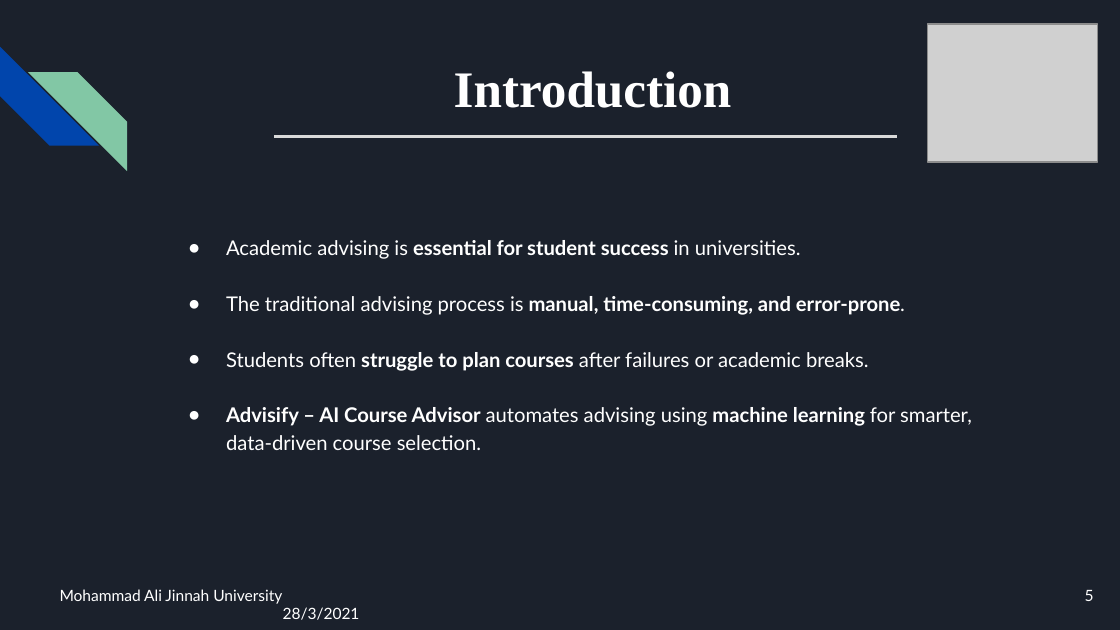
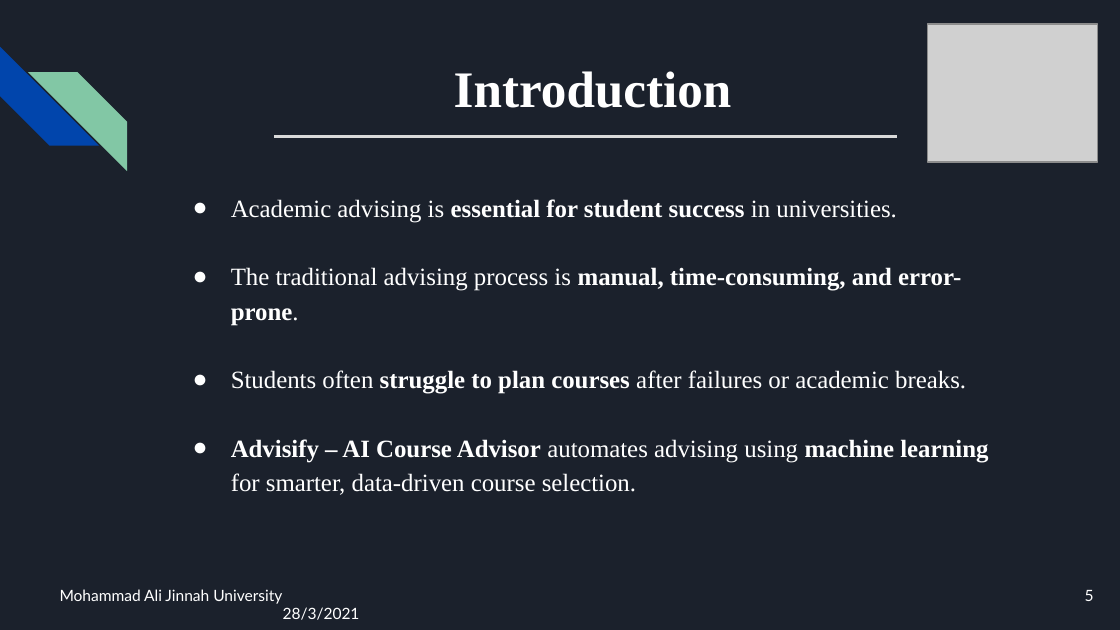
Before and after one commit to Ali-Razaaaaa/ADVISIFY-FYP, a slide deck: slide 5 of advisify (1).pptx. Drawn at 1120x630 pixels with LibreOffice and Linux fonts; fonts in the diff are those of the drawing; grey boxes stand for pictures. Boxes give left, top, right and bottom in pixels: in the first picture for what was removed or moved away, otherwise in the second. Text is boxed around its words. In the diff, an @@ line names an element or a change of style, - is before the commit and + after.

```diff
--- a/advisify (1).pptx
+++ b/advisify (1).pptx
@@ text "Academic advising is essential for ...": place and size @@
-text "Academic advising is essential for ..." at (226, 240, 972, 450)
+text "Academic advising is essential for ..." at (231, 199, 988, 495)
@@ text "Academic advising is essential for ..." at (231, 199, 988, 495): size 13 to 16 pt, font Lato to Times New Roman @@
```
Also in this commit, not shown: 6 other slides changed, 1 slide added, 7 other files.
